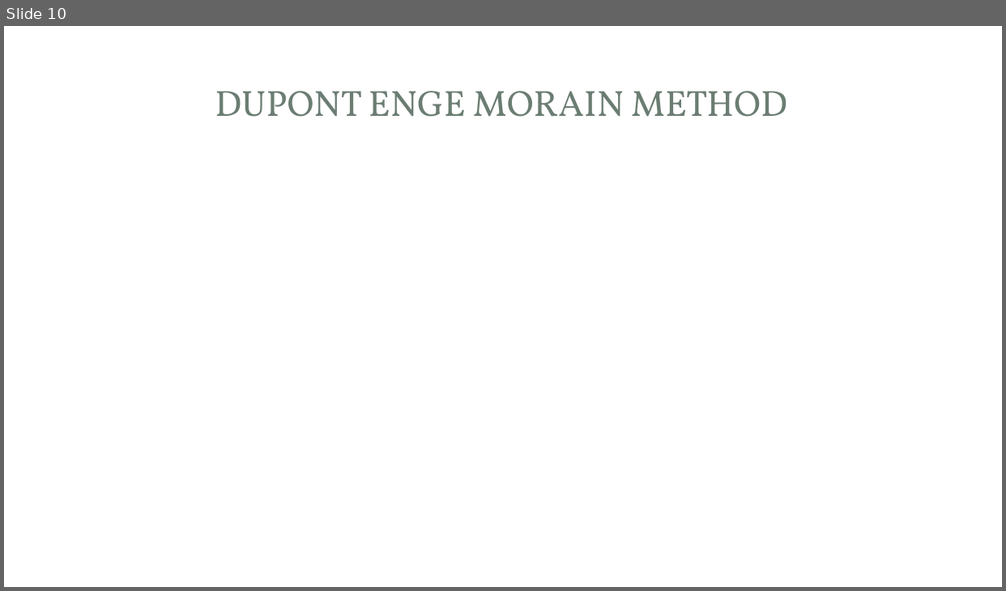
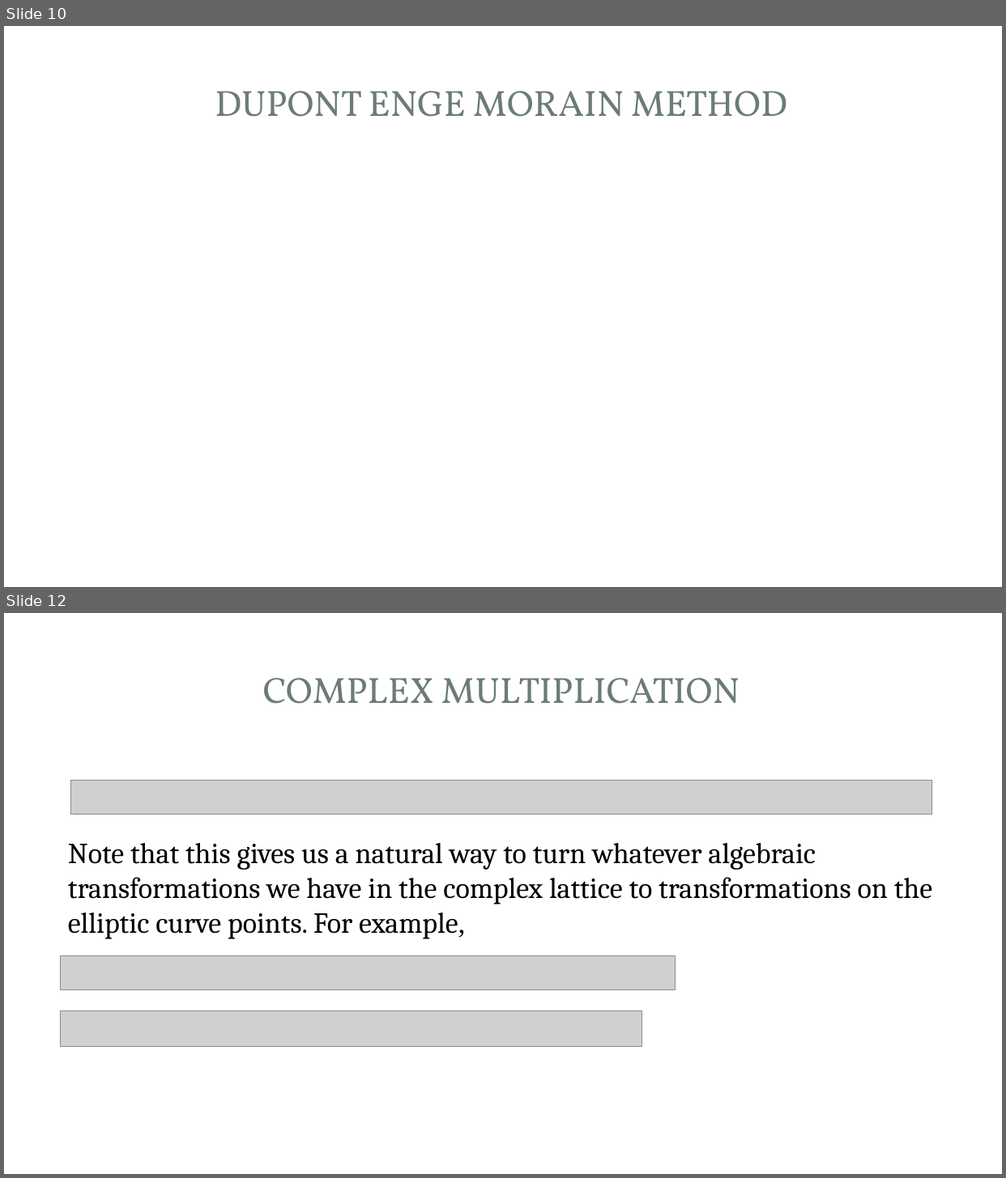
Before and after one commit to Srizzle/CS276-Project-Writeup, a slide deck: Presentation.ppt.pptx. Shown one above the other, each under a label of ours: slide 10 before the commit, slides 10 and 12 after it; the slides between them are not shown. The pictures are 1006x591 and 1006x1178 pixels, drawn with LibreOffice and Linux fonts; fonts in the diff are those of the drawing; grey boxes stand for pictures; background and template pictures are left out. Boxes give left, top, right and bottom in pixels: in the first picture for what was removed or moved away, otherwise in the second. Text is boxed around its words. In the diff, an @@ line names an element or a change of style, - is before the commit and + after.

Commit message:
inputted lattices into presentation

```diff
--- a/Presentation.ppt.pptx
+++ b/Presentation.ppt.pptx
@@ slide 12 added at box(4, 613, 1002, 1174), background picture (left out); not listed: 3 template elements that a slide beside it also shows @@
@@ title added at box(263, 678, 739, 704), 35 pt, text #6B7D72 @@
+COMPLEX MULTIPLICATION
@@ picture added at box(70, 780, 931, 815) @@
@@ text added at box(68, 843, 932, 939), 28 pt, text #000000 @@
+Note that this gives us a natural way to turn whatever algebraic transformations we have in the complex lattice to transformations on the elliptic curve points. For example,
@@ picture added at box(61, 956, 675, 990) @@
@@ picture added at box(61, 1012, 641, 1046) @@
```
Also in this commit, not shown: 2 other slides added, 5 other files.
